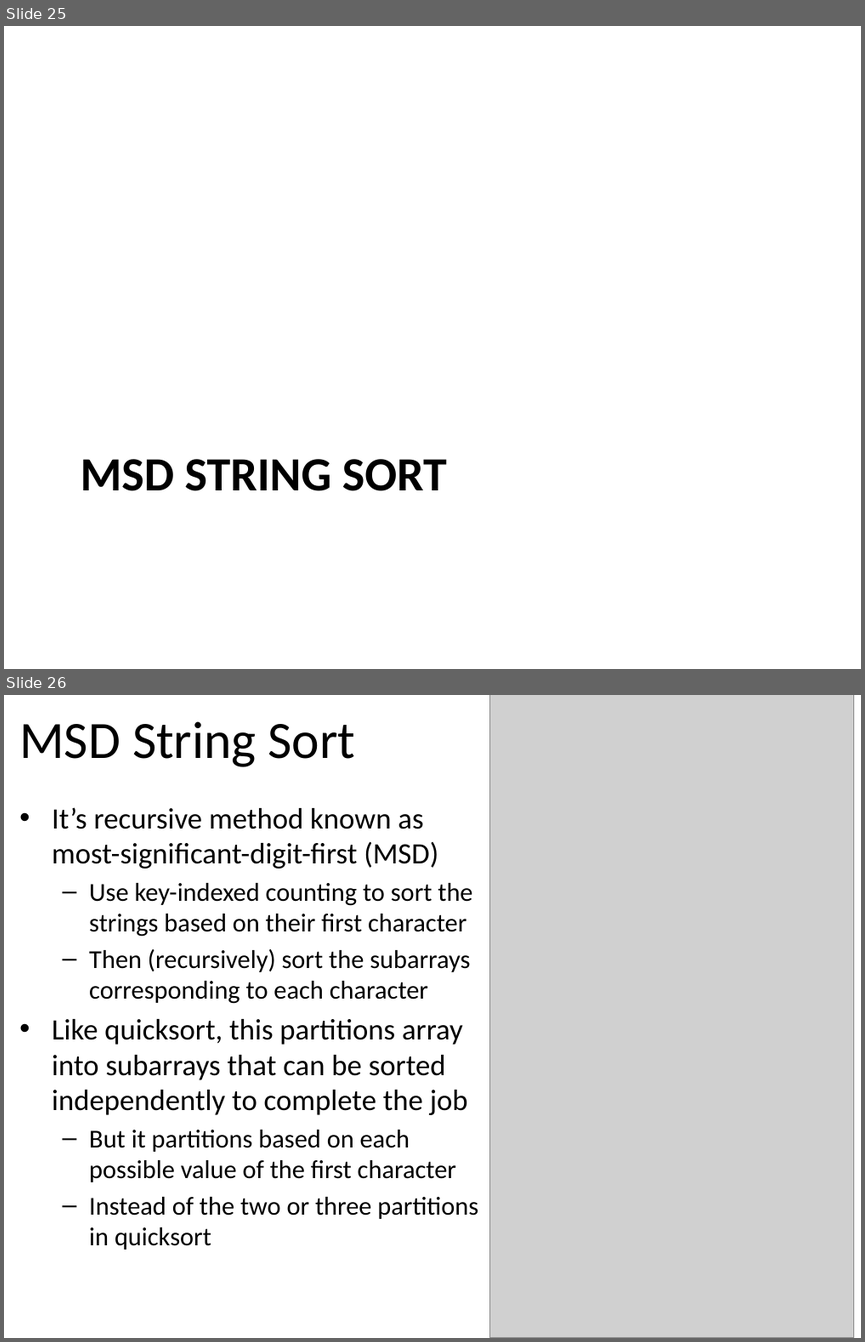
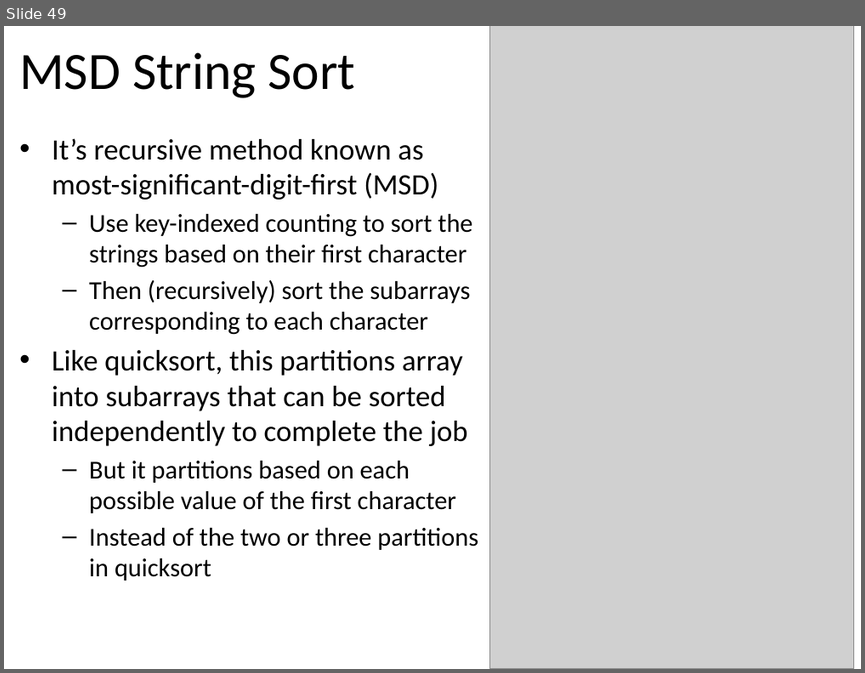
Before and after one commit to tutrunghieu/dsa-2017-java-tutorial, a slide deck: dsa2017-java-online/handouts/data-day06-string/Lecture 10, 11 (Teach in 2 days) - String.pptx. Shown one above the other, each under a label of ours: slides 25 and 26 before the commit, slide 49 after it. The pictures are 865x1342 and 865x673 pixels, drawn with LibreOffice and Linux fonts; fonts in the diff are those of the drawing; grey boxes stand for pictures. Boxes give left, top, right and bottom in pixels: in the first picture for what was removed or moved away, otherwise in the second. Text is boxed around its words. In the diff, an @@ line names an element or a change of style, - is before the commit and + after.

```diff
--- a/dsa2017-java-online/handouts/data-day06-string/Lecture 10, 11 (Teach in 2 days) - String.pptx
+++ b/dsa2017-java-online/handouts/data-day06-string/Lecture 10, 11 (Teach in 2 days) - String.pptx
@@ slide 25 removed at bbox=[4, 26, 861, 669], background #FFFFFF @@
@@ title removed at bbox=[80, 459, 447, 491] @@
-MSD STRING SORT
@@ what was slide 26 is now slide 49 @@
```
Also in this commit, not shown: 4 slides changed, 9 slides added, 4 other slides removed, 1 other file.
